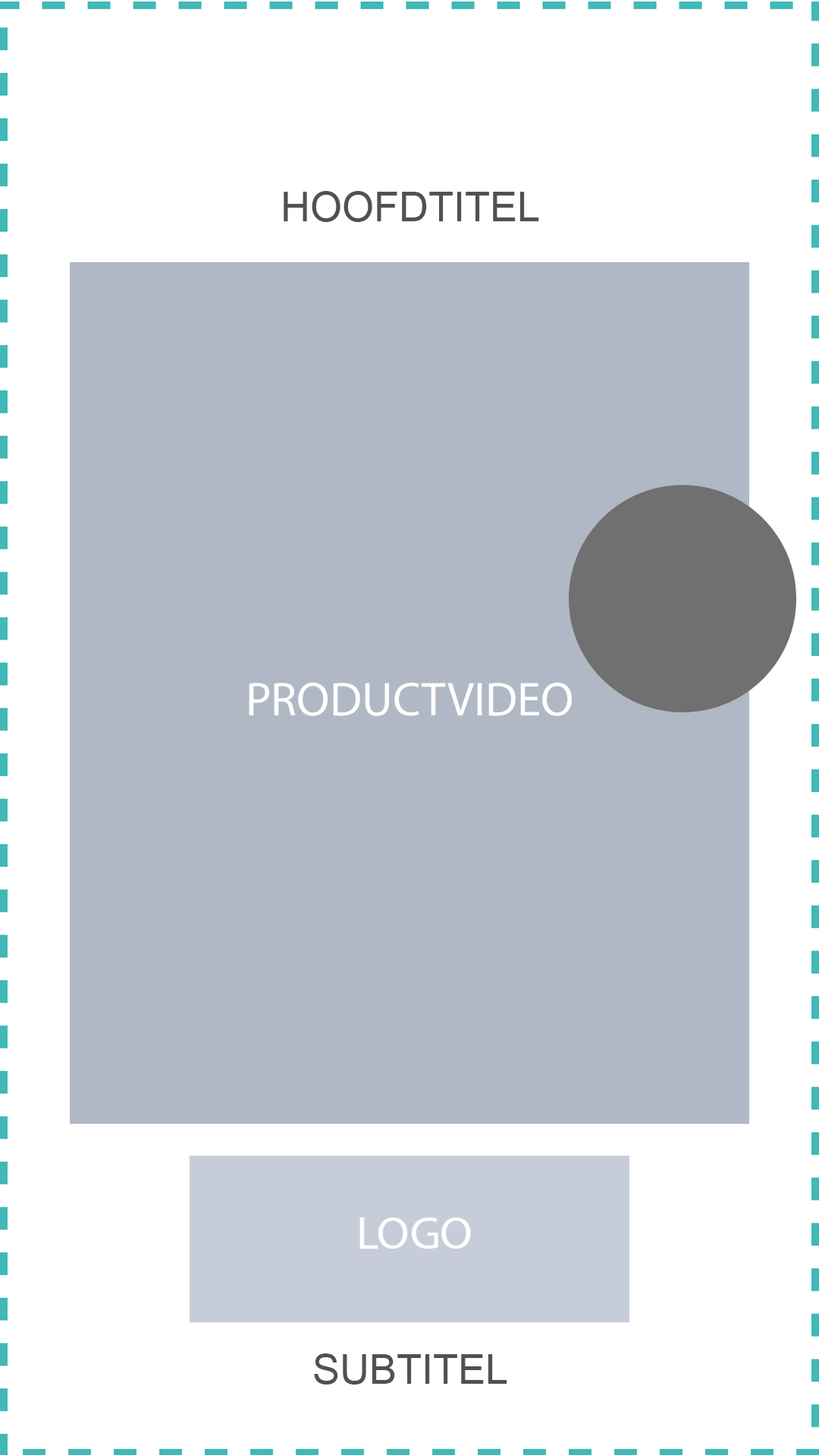
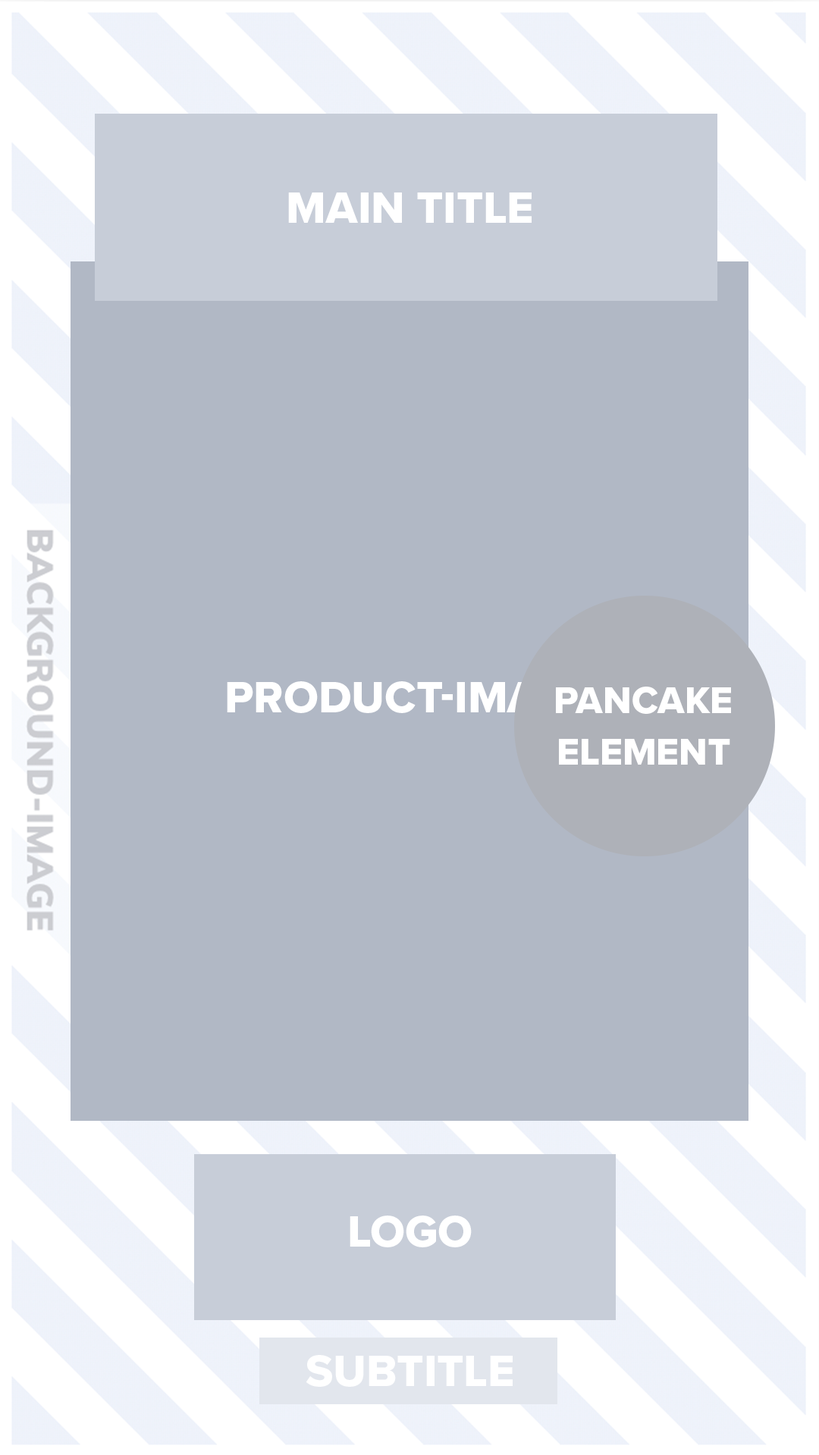
Comparing the layer stacks of the two w=819, h=1455 images. Changes:
added group "message_group" with 4 layers over [0, 0, 819, 1455]
added layer "message_logo" in group "message_group" over [194, 1154, 616, 1250]
added layer "message_subtitle" in group "message_group" over [259, 1337, 558, 1405]
added layer "message_title" in group "message_group" over [94, 113, 718, 301]
added layer "message_video_bg" in group "message_group" over [0, 0, 819, 1455]
